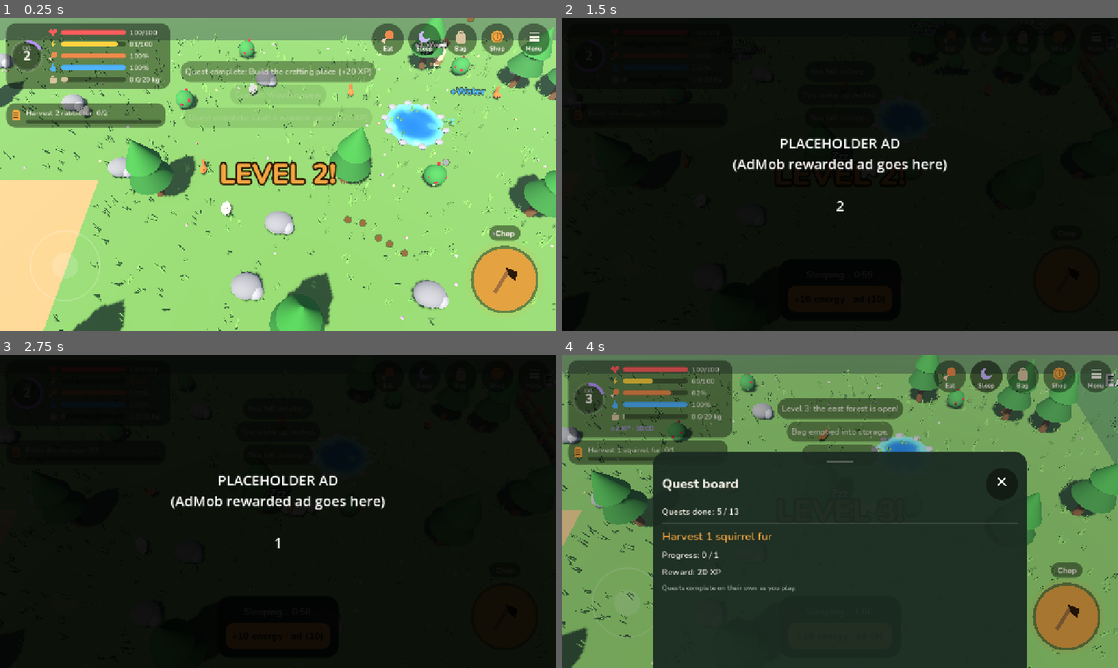
Above: before the commit, frames 1-4 (two rows, left to right).
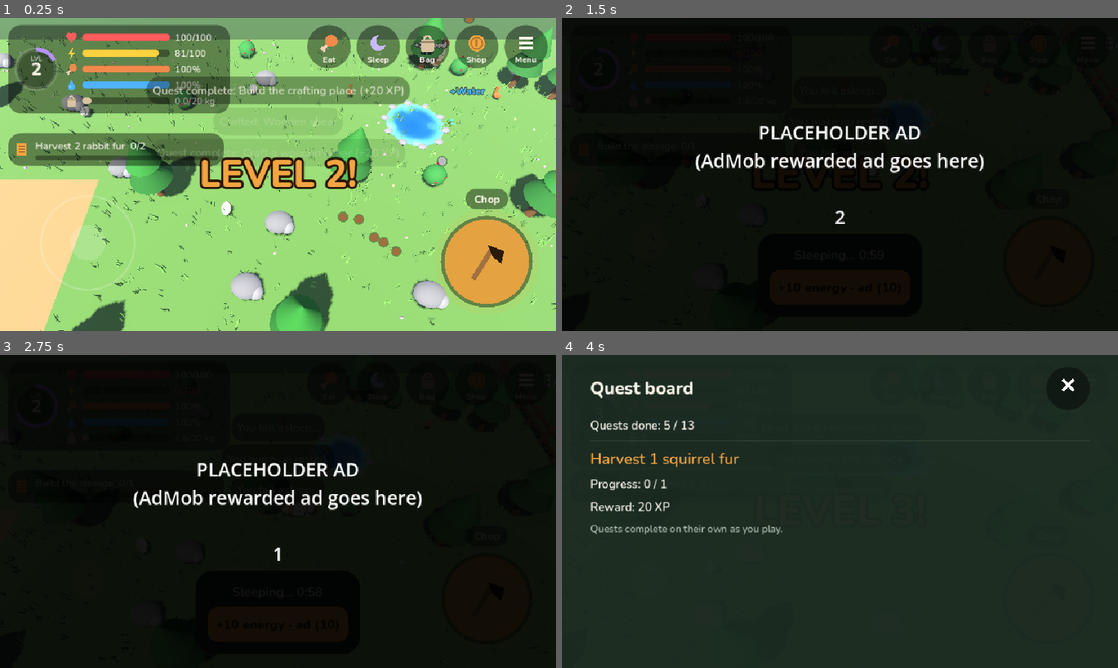
Above: after the commit, the same moments.

Repository: kallistesoft/huntingGame
Game: Godot game, scene res://tests/smoke_test.tscn
Two runs of this game, one before a commit and one after it. Both use one fixed random seed, a clock stepped at 60 frames per second and the inputs below. This scene is started directly instead of the project's main scene.
Inputs (mouse positions are in pixels of both pictures, inside the frame that each line leads up to; where the layout moved, square brackets give the same spot in the first picture):
- Up to frame 1 (0.25 s): no input
- Up to frame 2 (1.5 s): click (940, 46) [984, 39] at 0.5 s; click (940, 46) [984, 39] at 1.25 s
- Up to frame 3 (2.75 s): click (328, 383) [389, 376] at 2 s
- Up to frame 4 (4 s): click (1023, 376) at 2.77 s; click (990, 383) at 3.52 s

The runs differ from the first frame. In frame 1, 29% of the frame differs, in the area x 0-100%, y 0-100%; in frame 2, 2.7%; in frame 3, 2.6%; in frame 4, 53%.

Commit message:
Full-screen windows, item categories and a redesigned crafting menu
- Windows cover the whole screen; a drag anywhere scrolls, a tap on a row
  keeps the scroll position, and the touch that opened a window no longer
  presses the button under the finger.
- Items, tools and recipes carry a category; storage, bag and crafting
  lists are grouped under category headings in a two-column grid.
- Crafting: progress card with a bar, recipe cards with icon tile, effect
  line, cost chips (have/need) and a plain reason when blocked; recipes
  you can craft now come first. The upgrade block sits below and says
  what the next tier unlocks.
- UI scale 1.35 so text and icons are readable on a phone.

Co-Authored-By: Claude Fable 5.1 <noreply@anthropic.com>

Diff:
--- a/project.godot
+++ b/project.godot
@@ -28,6 +28,7 @@
 window/size/viewport_height=720
 window/stretch/mode="canvas_items"
 window/stretch/aspect="expand"
+window/stretch/scale=1.35
 window/handheld/orientation=4
 
 [input_devices]
--- a/scripts/autoload/data.gd
+++ b/scripts/autoload/data.gd
@@ -38,16 +38,26 @@
 
 # --- Items -------------------------------------------------------------------
 
+## Headings that group items, tools and recipes in the windows, in display order.
+const CATEGORIES := {
+	"weapons": "Weapons",
+	"tools": "Tools",
+	"gear": "Gear",
+	"food": "Food",
+	"materials": "Materials",
+	"animal": "Animal parts",
+}
+
 const ITEMS := {
-	"wood": {"name": "Wood", "weight": 1.0},
-	"stone": {"name": "Stone", "weight": 1.5},
-	"berries": {"name": "Berries", "weight": 0.2, "food": 8.0},
-	"raw_meat": {"name": "Raw meat", "weight": 0.5, "food": 12.0},
-	"cooked_meat": {"name": "Cooked meat", "weight": 0.4, "food": 35.0},
-	"hide": {"name": "Hide", "weight": 0.6},
-	"fur": {"name": "Fur", "weight": 0.3},
-	"antler": {"name": "Antler", "weight": 0.8},
-	"tusk": {"name": "Boar tusk", "weight": 1.0},
+	"wood": {"name": "Wood", "weight": 1.0, "category": "materials"},
+	"stone": {"name": "Stone", "weight": 1.5, "category": "materials"},
+	"berries": {"name": "Berries", "weight": 0.2, "food": 8.0, "category": "food"},
+	"raw_meat": {"name": "Raw meat", "weight": 0.5, "food": 12.0, "category": "food"},
+	"cooked_meat": {"name": "Cooked meat", "weight": 0.4, "food": 35.0, "category": "food"},
+	"hide": {"name": "Hide", "weight": 0.6, "category": "animal"},
+	"fur": {"name": "Fur", "weight": 0.3, "category": "animal"},
+	"antler": {"name": "Antler", "weight": 0.8, "category": "animal"},
+	"tusk": {"name": "Boar tusk", "weight": 1.0, "category": "animal"},
 }
 
 ## Food eaten by the quick "Eat" button, best first.
@@ -55,11 +65,11 @@
 
 ## Tools are owned once, not carried as weight.
 const TOOLS := {
-	"spear": {"name": "Wooden spear", "range": 1.8, "damage": 1},
-	"bow": {"name": "Hunting bow", "range": 5.5, "damage": 2},
-	"stone_axe": {"name": "Stone axe"},
-	"stone_pick": {"name": "Stone pickaxe"},
-	"leather_bag": {"name": "Leather bag", "carry_bonus": 15.0},
+	"spear": {"name": "Wooden spear", "range": 1.8, "damage": 1, "category": "weapons"},
+	"bow": {"name": "Hunting bow", "range": 5.5, "damage": 2, "category": "weapons"},
+	"stone_axe": {"name": "Stone axe", "category": "tools"},
+	"stone_pick": {"name": "Stone pickaxe", "category": "tools"},
+	"leather_bag": {"name": "Leather bag", "carry_bonus": 15.0, "category": "gear"},
 }
 
 # --- Gathering ---------------------------------------------------------------
@@ -201,6 +211,28 @@
 	return ITEMS[id]["weight"] if ITEMS.has(id) else 0.0
 
 
+func item_category(id: String) -> String:
+	if ITEMS.has(id):
+		return ITEMS[id]["category"]
+	return TOOLS[id]["category"]
+
+
+func recipe_category(id: String) -> String:
+	var r: Dictionary = RECIPES[id]
+	return item_category(r["tool"] if r.has("tool") else r["item"])
+
+
+## Groups ids by category: [[category, [ids...]], ...] in CATEGORIES order,
+## skipping empty categories. category_of maps an id to its category.
+func by_category(ids: Array, category_of: Callable) -> Array:
+	var groups := []
+	for category in CATEGORIES:
+		var members := ids.filter(func(id: String) -> bool: return category_of.call(id) == category)
+		if not members.is_empty():
+			groups.append([category, members])
+	return groups
+
+
 func recipe_name(id: String) -> String:
 	var r: Dictionary = RECIPES[id]
 	return item_name(r["tool"] if r.has("tool") else r["item"])
--- a/scripts/ui/panel.gd
+++ b/scripts/ui/panel.gd
@@ -1,20 +1,38 @@
 extends Control
-## Modal window for camp stations, the bag, the shop and the menu. Its content
-## is rebuilt whenever the game state changes; timer lines tick every frame.
+## Full-screen window for camp stations, the bag, the shop and the menu. Its
+## content is rebuilt whenever the game state changes; timer lines tick every
+## frame. Item lists are grouped under category headings in a two-column grid.
 
 const Style := preload("res://scripts/ui/style.gd")
 const IconButton := preload("res://scripts/ui/icon_button.gd")
-const SHEET_WIDTH := 860.0
-const SHEET_HEIGHT := 600.0
+const IconRect := preload("res://scripts/ui/icon_rect.gd")
+const GRID_COLUMNS := 2
+const SCROLL_DEADZONE := 14
+
+## Icon and colour of each recipe's tile in the crafting window.
+const RECIPE_LOOKS := {
+	"spear": ["spear", Color("c9ccd2")],
+	"bow": ["bow", Color("e0b47a")],
+	"stone_axe": ["axe", Color("b9bcc2")],
+	"stone_pick": ["pick", Color("b9bcc2")],
+	"leather_bag": ["bag", Color("c8a17a")],
+	"cooked_meat": ["food", Color("f08a4b")],
+}
+## Order of recipe states in a category: what you can craft now comes first.
+const RECIPE_STATE_ORDER := ["ready", "busy", "missing", "locked", "owned"]
 
 var _dim: ColorRect
 var _sheet: PanelContainer
 var _title: Label
+var _scroll: ScrollContainer
 var _content: VBoxContainer
+var _grid: GridContainer # current category grid that rows go into, or null
 var _builder := Callable()
 var _live: Array = [] # [Label, Callable returning String]
+var _live_bars: Array = [] # [ProgressBar, Callable returning 0..1]
 var _rebuild_queued := false
 var _confirm_reset := false
+var _ignore_tap := false # the current touch scrolled the list or opened the window
 
 
 func _ready() -> void:
@@ -30,26 +48,17 @@
 			close())
 	add_child(_dim)
 
-	# Bottom sheet that slides up.
+	# Full-screen sheet that slides up.
 	_sheet = PanelContainer.new()
-	_sheet.anchor_left = 0.5
-	_sheet.anchor_right = 0.5
-	_sheet.anchor_top = 1.0
-	_sheet.anchor_bottom = 1.0
-	_sheet.offset_left = -SHEET_WIDTH / 2.0
-	_sheet.offset_right = SHEET_WIDTH / 2.0
-	_sheet.offset_top = -SHEET_HEIGHT
-	_sheet.offset_bottom = 30 # rounded bottom corners hidden off screen
+	_sheet.set_anchors_and_offsets_preset(Control.PRESET_FULL_RECT)
+	var sheet_box := Style.box(Style.BG, 0, 20)
+	sheet_box.content_margin_left = 48 # clear of the camera cutout and rounded screen corners
+	sheet_box.content_margin_right = 48
+	_sheet.add_theme_stylebox_override("panel", sheet_box)
 	add_child(_sheet)
 	var vbox := VBoxContainer.new()
 	vbox.add_theme_constant_override("separation", 12)
 	_sheet.add_child(vbox)
-
-	var handle := ColorRect.new()
-	handle.color = Color(Style.TEXT, 0.25)
-	handle.custom_minimum_size = Vector2(60, 5)
-	handle.size_flags_horizontal = Control.SIZE_SHRINK_CENTER
-	vbox.add_child(handle)
 
 	var header := HBoxContainer.new()
 	vbox.add_child(header)
@@ -64,24 +73,33 @@
 	close_button.pressed.connect(close)
 	header.add_child(close_button)
 
-	var scroll := ScrollContainer.new()
-	scroll.size_flags_vertical = Control.SIZE_EXPAND_FILL
-	scroll.horizontal_scroll_mode = ScrollContainer.SCROLL_MODE_DISABLED
-	vbox.add_child(scroll)
+	_scroll = ScrollContainer.new()
+	_scroll.size_flags_vertical = Control.SIZE_EXPAND_FILL
+	_scroll.horizontal_scroll_mode = ScrollContainer.SCROLL_MODE_DISABLED
+	_scroll.scroll_deadzone = SCROLL_DEADZONE
+	_scroll.scroll_started.connect(func() -> void: _ignore_tap = true)
+	vbox.add_child(_scroll)
 	_content = VBoxContainer.new()
 	_content.size_flags_horizontal = Control.SIZE_EXPAND_FILL
+	_content.mouse_filter = Control.MOUSE_FILTER_PASS
 	_content.add_theme_constant_override("separation", 10)
-	scroll.add_child(_content)
-	var bottom_pad := Control.new()
-	bottom_pad.custom_minimum_size = Vector2(0, 30)
-	vbox.add_child(bottom_pad)
+	_scroll.add_child(_content)
 
 	Game.changed.connect(_queue_rebuild)
+
+
+func _input(event: InputEvent) -> void:
+	# Touch only: the mouse press emulated from a touch arrives after it and
+	# must not clear the flag that open() set.
+	if visible and event is InputEventScreenTouch and event.pressed:
+		_ignore_tap = false
 
 
 func _process(_delta: float) -> void:
 	for pair in _live:
 		pair[0].text = pair[1].call()
+	for pair in _live_bars:
+		pair[0].value = pair[1].call()
 
 
 func open(title: String, builder: Callable) -> void:
@@ -90,12 +108,16 @@
 	_confirm_reset = false
 	var was_open := visible
 	visible = true
+	# The touch that opened the window (the action button) must not press the
+	# button that now sits under the finger.
+	_ignore_tap = true
+	_scroll.scroll_vertical = 0
 	_rebuild()
 	if not was_open:
-		_sheet.position.y += SHEET_HEIGHT
+		_sheet.position.y = size.y
 		_dim.modulate.a = 0.0
 		var t := create_tween().set_parallel()
-		t.tween_property(_sheet, "position:y", _sheet.position.y - SHEET_HEIGHT, 0.3).set_trans(Tween.TRANS_CUBIC).set_ease(Tween.EASE_OUT)
+		t.tween_property(_sheet, "position:y", 0.0, 0.3).set_trans(Tween.TRANS_CUBIC).set_ease(Tween.EASE_OUT)
 		t.tween_property(_dim, "modulate:a", 1.0, 0.25)
 
 
@@ -104,11 +126,11 @@
 		return
 	_builder = Callable()
 	var t := create_tween().set_parallel()
-	t.tween_property(_sheet, "position:y", _sheet.position.y + SHEET_HEIGHT, 0.2).set_trans(Tween.TRANS_CUBIC).set_ease(Tween.EASE_IN)
+	t.tween_property(_sheet, "position:y", size.y, 0.2).set_trans(Tween.TRANS_CUBIC).set_ease(Tween.EASE_IN)
 	t.tween_property(_dim, "modulate:a", 0.0, 0.2)
 	t.chain().tween_callback(func() -> void:
 		visible = false
-		_sheet.position.y -= SHEET_HEIGHT)
+		_sheet.position.y = 0.0)
 
 
 func _queue_rebuild() -> void:
@@ -126,18 +148,33 @@
 		_content.remove_child(child)
 		child.queue_free()
 	_live.clear()
+	_live_bars.clear()
+	_grid = null
+	var keep := _scroll.scroll_vertical
 	_builder.call()
+	# The new content is sized next frame; restore the scroll then so a tap
+	# on a row does not jump the list back to the top.
+	await get_tree().process_frame
+	_scroll.scroll_vertical = keep
 
 
 # --- Building blocks ---------------------------------------------------------
 
 func _label(text: String, color := Style.TEXT, font_size := 20) -> Label:
+	_grid = null
+	var l := _make_label(text, color, font_size)
+	_content.add_child(l)
+	return l
+
+
+func _make_label(text: String, color := Style.TEXT, font_size := 20, bold := false) -> Label:
 	var l := Label.new()
 	l.text = text
 	l.autowrap_mode = TextServer.AUTOWRAP_WORD_SMART
 	l.add_theme_color_override("font_color", color)
 	l.add_theme_font_size_override("font_size", font_size)
-	_content.add_child(l)
+	if bold:
+		l.add_theme_font_override("font", Style.font_bold())
 	return l
 
 
@@ -150,6 +187,7 @@
 func _row(text: String, buttons: Array) -> void:
 	var card := PanelContainer.new()
 	card.theme_type_variation = "Card"
+	card.mouse_filter = Control.MOUSE_FILTER_PASS # let drags reach the scroll
 	var row := HBoxContainer.new()
 	row.add_theme_constant_override("separation", 10)
 	card.add_child(row)
@@ -170,21 +208,78 @@
 		col.add_child(l)
 	for i in buttons.size():
 		var b: Array = buttons[i]
-		var button := Button.new()
-		button.text = b[0]
-		button.disabled = not b[1]
-		button.custom_minimum_size = Vector2(130, 58)
-		button.size_flags_vertical = Control.SIZE_SHRINK_CENTER
-		if i == 0:
-			button.theme_type_variation = "PrimaryButton"
-		button.pressed.connect(b[2])
-		Style.add_press_juice(button)
-		row.add_child(button)
-	_content.add_child(card)
+		row.add_child(_button(b[0], b[1], b[2], i == 0))
+	_place(card)
+
+
+func _button(text: String, enabled: bool, action: Callable, primary: bool) -> Button:
+	var button := Button.new()
+	button.text = text
+	button.disabled = not enabled
+	button.custom_minimum_size = Vector2(130, 58)
+	button.size_flags_vertical = Control.SIZE_SHRINK_CENTER
+	if primary:
+		button.theme_type_variation = "PrimaryButton"
+	button.mouse_filter = Control.MOUSE_FILTER_PASS
+	button.pressed.connect(func() -> void:
+		if not _ignore_tap:
+			action.call())
+	Style.add_press_juice(button)
+	return button
+
+
+## Adds a card to the current category grid, or to the page.
+func _place(card: Control) -> void:
+	if _grid != null:
+		card.size_flags_horizontal = Control.SIZE_EXPAND_FILL
+		_grid.add_child(card)
+	else:
+		_content.add_child(card)
+
+
+## An empty card with a row inside; returns [card, row].
+func _card() -> Array:
+	var card := PanelContainer.new()
+	card.theme_type_variation = "Card"
+	card.mouse_filter = Control.MOUSE_FILTER_PASS
+	var row := HBoxContainer.new()
+	row.add_theme_constant_override("separation", 14)
+	card.add_child(row)
+	return [card, row]
+
+
+## A rounded square with an icon, tinted with the icon's colour.
+func _icon_tile(icon: String, color: Color, icon_size := 46.0) -> Control:
+	var tile := PanelContainer.new()
+	tile.add_theme_stylebox_override("panel", Style.box(Color(color, 0.16), 16, 10))
+	tile.mouse_filter = Control.MOUSE_FILTER_PASS
+	tile.size_flags_vertical = Control.SIZE_SHRINK_CENTER
+	var ic := IconRect.new()
+	ic.icon = icon
+	ic.color = color
+	ic.custom_minimum_size = Vector2(icon_size, icon_size)
+	tile.add_child(ic)
+	return tile
 
 
 func _separator() -> void:
+	_grid = null
 	_content.add_child(HSeparator.new())
+
+
+func _heading(text: String) -> void:
+	_label(text, Style.ACCENT, 24).add_theme_font_override("font", Style.font_bold())
+
+
+## A category heading; the rows after it go into a grid under it.
+func _section(category: String) -> void:
+	_heading(Data.CATEGORIES[category])
+	_grid = GridContainer.new()
+	_grid.columns = GRID_COLUMNS
+	_grid.mouse_filter = Control.MOUSE_FILTER_PASS
+	_grid.add_theme_constant_override("h_separation", 10)
+	_grid.add_theme_constant_override("v_separation", 10)
+	_content.add_child(_grid)
 
 
 static func fmt_time(seconds: float) -> String:
@@ -214,6 +309,24 @@
 	if kind == "board":
 		_build_board()
 		return
+	var tier := Game.structure_tier(kind)
+	if kind == "crafting" and tier > 0:
+		# Recipes are what you come here for; the upgrade goes below them.
+		_build_crafting()
+		_separator()
+		_heading("Upgrade the crafting place")
+		_build_upgrade(kind)
+		return
+	_build_upgrade(kind)
+	if tier == 0:
+		return
+	_separator()
+	match kind:
+		"storage": _build_storage()
+		"house": _build_house()
+
+
+func _build_upgrade(kind: String) -> void:
 	var tiers: Array = Data.STRUCTURES[kind]["tiers"]
 	var tier := Game.structure_tier(kind)
 	_label("Tier %d of %d" % [tier, tiers.size()] if tier > 0 else "Not built yet")
@@ -233,15 +346,7 @@
 			_label(blocker, Style.BAD, 18)
 	else:
 		_label("Fully upgraded.")
-	_label("Materials are taken from storage first, then from your bag.", Style.MUTED, 16)
-
-	if tier == 0:
-		return
-	_separator()
-	match kind:
-		"crafting": _build_crafting()
-		"storage": _build_storage()
-		"house": _build_house()
+	_label("Materials are taken from storage first, then from your bag.", Style.MUTED, 17)
 
 
 func _station_effects(kind: String, tier: int) -> String:
@@ -256,24 +361,191 @@
 				else "Sleeping outside takes %ds. A house is faster." % Data.NO_HOUSE_SLEEP_TIME
 			return text + (" Next tier: sleep %ds, max energy %d." % [next["sleep_time"], next["max_energy"]] if not next.is_empty() else "")
 		_:
-			return "Better tiers unlock better recipes."
+			if next.is_empty():
+				return "All recipes unlocked."
+			var unlocks := []
+			for id in Data.RECIPES:
+				if Data.RECIPES[id]["tier"] == tier + 1:
+					unlocks.append(Data.recipe_name(id))
+			return "Tier %d unlocks: %s." % [tier + 1, ", ".join(unlocks)] if not unlocks.is_empty() \
+				else "Better tiers unlock better recipes."
 
 
 func _build_crafting() -> void:
+	_craft_status()
+	var order: Array = Data.RECIPES.keys()
+	var ids := order.duplicate()
+	ids.sort_custom(func(a: String, b: String) -> bool:
+		var ra := RECIPE_STATE_ORDER.find(_recipe_state(a))
+		var rb := RECIPE_STATE_ORDER.find(_recipe_state(b))
+		return ra < rb if ra != rb else order.find(a) < order.find(b))
+	for group in Data.by_category(ids, Data.recipe_category):
+		_section(group[0])
+		for id in group[1]:
+			_recipe_card(id)
+	_label("Tools are equipped when done. Other crafts go to storage.", Style.MUTED, 17)
+
+
+## The card at the top: what is being crafted and how long is left.
+func _craft_status() -> void:
+	var parts := _card()
+	var row: HBoxContainer = parts[1]
+	if Game.craft_job.is_empty():
+		row.add_child(_icon_tile("build", Style.MUTED, 34))
+		var idle := _make_label("Nothing crafting. Pick a recipe below.", Style.MUTED, 20)
+		idle.size_flags_horizontal = Control.SIZE_EXPAND_FILL
+		idle.size_flags_vertical = Control.SIZE_SHRINK_CENTER
+		row.add_child(idle)
+	else:
+		var id: String = Game.craft_job["recipe"]
+		var look: Array = RECIPE_LOOKS.get(id, ["build", Style.TEXT])
+		var total: float = Data.RECIPES[id]["time"]
+		row.add_child(_icon_tile(look[0], look[1], 34))
+		var col := VBoxContainer.new()
+		col.size_flags_horizontal = Control.SIZE_EXPAND_FILL
+		col.add_theme_constant_override("separation", 8)
+		row.add_child(col)
+		col.add_child(_make_label("Crafting %s" % Data.recipe_name(id), Style.TEXT, 22, true))
+		var bar := ProgressBar.new()
+		bar.max_value = 1.0
+		bar.step = 0.0
+		bar.show_percentage = false
+		bar.custom_minimum_size = Vector2(0, 12)
+		bar.add_theme_stylebox_override("fill", Style.box(Style.ACCENT, 6, 0))
+		col.add_child(bar)
+		var progress := func() -> float: return 1.0 - Game.craft_left() / total
+		bar.value = progress.call()
+		_live_bars.append([bar, progress])
+		var left_fn := func() -> String: return "%s left" % fmt_time(Game.craft_left())
+		var left := _make_label(left_fn.call(), Style.ACCENT, 20, true)
+		left.autowrap_mode = TextServer.AUTOWRAP_OFF
+		left.size_flags_vertical = Control.SIZE_SHRINK_CENTER
+		row.add_child(left)
+		_live.append([left, left_fn])
+	_content.add_child(parts[0])
+
+
+## "ready", "busy" (another craft is running), "missing" (materials),
+## "locked" (crafting place tier too low) or "owned" (tool already made).
+func _recipe_state(id: String) -> String:
+	var r: Dictionary = Data.RECIPES[id]
+	if r.has("tool") and Game.has_tool(r["tool"]):
+		return "owned"
+	if Game.structure_tier("crafting") < r["tier"]:
+		return "locked"
+	if not Game.can_afford(r["cost"]):
+		return "missing"
 	if not Game.craft_job.is_empty():
-		var name := Data.recipe_name(Game.craft_job["recipe"])
-		_live_label(func() -> String: return "Crafting %s… %s left" % [name, fmt_time(Game.craft_left())])
-	for id in Data.RECIPES:
-		var r: Dictionary = Data.RECIPES[id]
-		var blocker := Game.craft_blocker(id)
-		if blocker == "Owned":
-			_row("%s — owned" % Data.recipe_name(id), [])
-			continue
-		var text := "%s\n%s · %s" % [Data.recipe_name(id), _cost_have(r["cost"]), fmt_time(r["time"])]
-		if blocker != "" and blocker != "Busy":
-			text += "\n" + blocker
-		_row(text, [["Craft", blocker == "", Game.start_craft.bind(id)]])
-	_label("Tools are equipped when done. Other crafts go to storage.", Style.MUTED, 16)
+		return "busy"
+	return "ready"
+
+
+## One line on what the crafted thing does.
+func _recipe_effect(id: String) -> String:
+	var r: Dictionary = Data.RECIPES[id]
+	if r.has("item"):
+		var item: Dictionary = Data.ITEMS[r["item"]]
+		return "Eat for +%d food" % item["food"] if item.has("food") else ""
+	var tool: Dictionary = Data.TOOLS[r["tool"]]
+	if tool.has("damage"):
+		return "Damage %d · reach %.1f m" % [tool["damage"], tool["range"]]
+	if tool.has("carry_bonus"):
+		return "+%d kg carry limit" % tool["carry_bonus"]
+	for res in Data.RESOURCES.values():
+		if res["tool"] == r["tool"]:
+			return "2 %s per hit on a %s" % [Data.item_name(res["item"]).to_lower(), res["name"].to_lower()]
+	return ""
+
+
+func _recipe_card(id: String) -> void:
+	var r: Dictionary = Data.RECIPES[id]
+	var state := _recipe_state(id)
+	var parts := _card()
+	var card: PanelContainer = parts[0]
+	var row: HBoxContainer = parts[1]
+	var look: Array = RECIPE_LOOKS.get(id, ["build", Style.TEXT])
+	var tile := _icon_tile(look[0], look[1])
+	tile.size_flags_vertical = Control.SIZE_SHRINK_BEGIN
+	row.add_child(tile)
+
+	var col := VBoxContainer.new()
+	col.size_flags_horizontal = Control.SIZE_EXPAND_FILL
+	col.add_theme_constant_override("separation", 6)
+	row.add_child(col)
+	col.add_child(_make_label(Data.recipe_name(id), Style.TEXT, 22, true))
+	var effect := _recipe_effect(id)
+	if effect != "":
+		col.add_child(_make_label(effect, Style.MUTED, 17))
+
+	if state != "owned":
+		var chips := HFlowContainer.new()
+		chips.mouse_filter = Control.MOUSE_FILTER_PASS
+		chips.add_theme_constant_override("h_separation", 6)
+		chips.add_theme_constant_override("v_separation", 6)
+		for item in r["cost"]:
+			chips.add_child(_cost_chip(item, r["cost"][item]))
+		chips.add_child(_chip(fmt_time(r["time"]), Style.MUTED))
+		col.add_child(chips)
+
+	match state:
+		"missing":
+			var need := []
+			for item in r["cost"]:
+				var short: int = r["cost"][item] - Game.count_available(item)
+				if short > 0:
+					need.append("%d more %s" % [short, Data.item_name(item).to_lower()])
+			col.add_child(_make_label("Need " + ", ".join(need), Style.BAD, 17))
+		"locked":
+			col.add_child(_make_label("Unlocks at crafting place tier %d" % r["tier"], Style.MUTED, 17))
+			card.modulate.a = 0.55
+		"busy":
+			col.add_child(_make_label("Wait for the current craft", Style.MUTED, 17))
+
+	if state == "owned":
+		card.modulate.a = 0.7
+		var badge := HBoxContainer.new()
+		badge.size_flags_vertical = Control.SIZE_SHRINK_CENTER
+		var check := IconRect.new()
+		check.icon = "check"
+		check.color = Style.GOOD
+		check.custom_minimum_size = Vector2(26, 26)
+		check.size_flags_vertical = Control.SIZE_SHRINK_CENTER
+		badge.add_child(check)
+		var owned := _make_label("Owned", Style.GOOD, 20, true)
+		owned.autowrap_mode = TextServer.AUTOWRAP_OFF
+		badge.add_child(owned)
+		row.add_child(badge)
+	else:
+		row.add_child(_button("Craft", state == "ready", Game.start_craft.bind(id), true))
+	_place(card)
+
+
+## Small rounded tag for a cost or a duration, with an optional muted note.
+func _chip(text: String, color: Color, note := "") -> PanelContainer:
+	var chip := PanelContainer.new()
+	var box := Style.box(Color(0, 0, 0, 0.22), 12, 4)
+	box.content_margin_left = 10
+	box.content_margin_right = 10
+	chip.add_theme_stylebox_override("panel", box)
+	chip.mouse_filter = Control.MOUSE_FILTER_PASS
+	var row := HBoxContainer.new()
+	row.add_theme_constant_override("separation", 6)
+	chip.add_child(row)
+	var l := _make_label(text, color, 17, true)
+	l.autowrap_mode = TextServer.AUTOWRAP_OFF
+	row.add_child(l)
+	if note != "":
+		var n := _make_label(note, Style.MUTED, 17)
+		n.autowrap_mode = TextServer.AUTOWRAP_OFF
+		n.size_flags_vertical = Control.SIZE_SHRINK_CENTER
+		row.add_child(n)
+	return chip
+
+
+## "2 Wood" in green when you have enough, red when you don't, with how many you have.
+func _cost_chip(item: String, need: int) -> PanelContainer:
+	var have := Game.count_available(item)
+	return _chip("%d %s" % [need, Data.item_name(item)], Style.GOOD if have >= need else Style.BAD, "have %d" % have)
 
 
 func _build_storage() -> void:
@@ -283,10 +555,12 @@
 	_separator()
 	if Game.storage.is_empty():
 		_label("Storage is empty.", Style.MUTED)
-	for id in Game.storage:
-		var n: int = Game.storage[id]
-		_row("%s ×%d" % [Data.item_name(id), n],
-			[["Take 1", true, Game.take_from_storage.bind(id, 1)], ["Take all", true, Game.take_from_storage.bind(id, n)]])
+	for group in Data.by_category(Game.storage.keys(), Data.item_category):
+		_section(group[0])
+		for id in group[1]:
+			var n: int = Game.storage[id]
+			_row("%s ×%d" % [Data.item_name(id), n],
+				[["Take 1", true, Game.take_from_storage.bind(id, 1)], ["Take all", true, Game.take_from_storage.bind(id, n)]])
 
 
 func _build_house() -> void:
@@ -309,7 +583,7 @@
 	_label(q["text"], Style.ACCENT, 26)
 	_label("Progress: %d / %d" % [Game.quest_progress_count(), q["count"]])
 	_label("Reward: %d XP" % q["xp"])
-	_label("Quests complete on their own as you play.", Style.MUTED, 16)
+	_label("Quests complete on their own as you play.", Style.MUTED, 17)
 
 
 # --- Bag, shop, menu ---------------------------------------------------------
@@ -322,11 +596,13 @@
 	_label("Weight: %.1f / %d kg" % [Game.carry_weight(), Game.carry_limit()])
 	if Game.inventory.is_empty():
 		_label("Your bag is empty.", Style.MUTED)
-	for id in Game.inventory:
-		var buttons := []
-		if Data.ITEMS[id].has("food"):
-			buttons.append(["Eat", true, Game.eat.bind(id)])
-		_row("%s ×%d (%.1f kg)" % [Data.item_name(id), Game.inventory[id], Data.item_weight(id) * Game.inventory[id]], buttons)
+	for group in Data.by_category(Game.inventory.keys(), Data.item_category):
+		_section(group[0])
+		for id in group[1]:
+			var buttons := []
+			if Data.ITEMS[id].has("food"):
+				buttons.append(["Eat", true, Game.eat.bind(id)])
+			_row("%s ×%d (%.1f kg)" % [Data.item_name(id), Game.inventory[id], Data.item_weight(id) * Game.inventory[id]], buttons)
 	_separator()
 	var owned := []
 	for id in Game.tools:
Not shown, changed: CLAUDE.md
